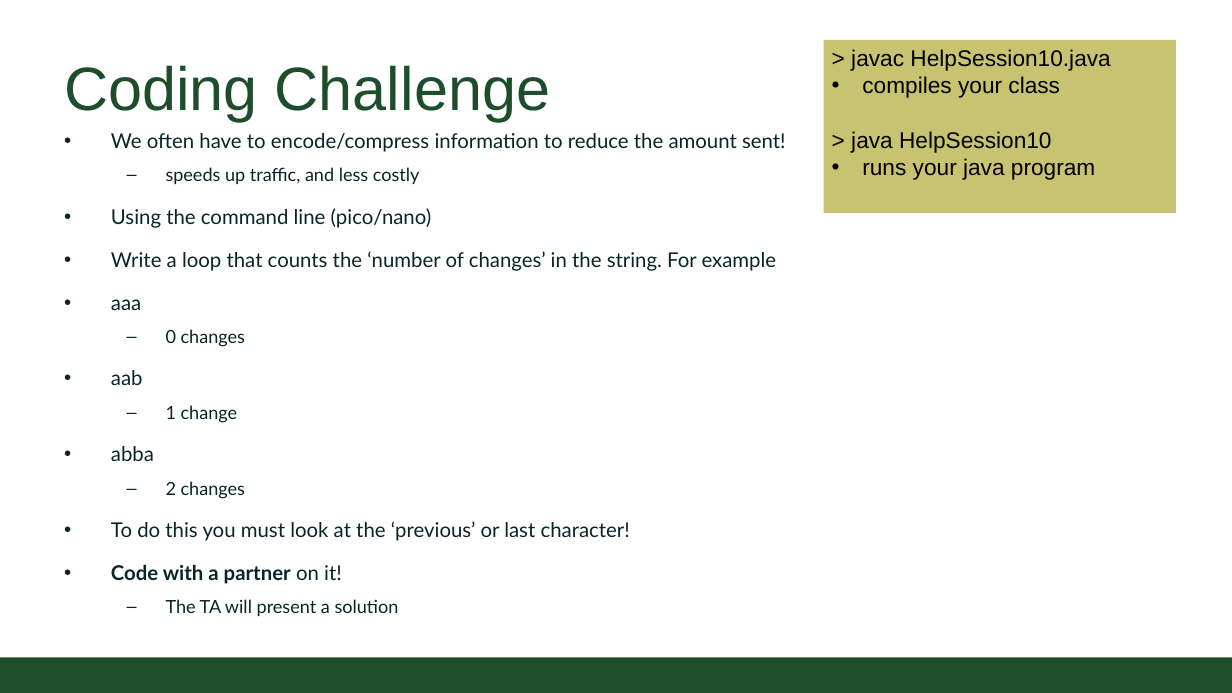
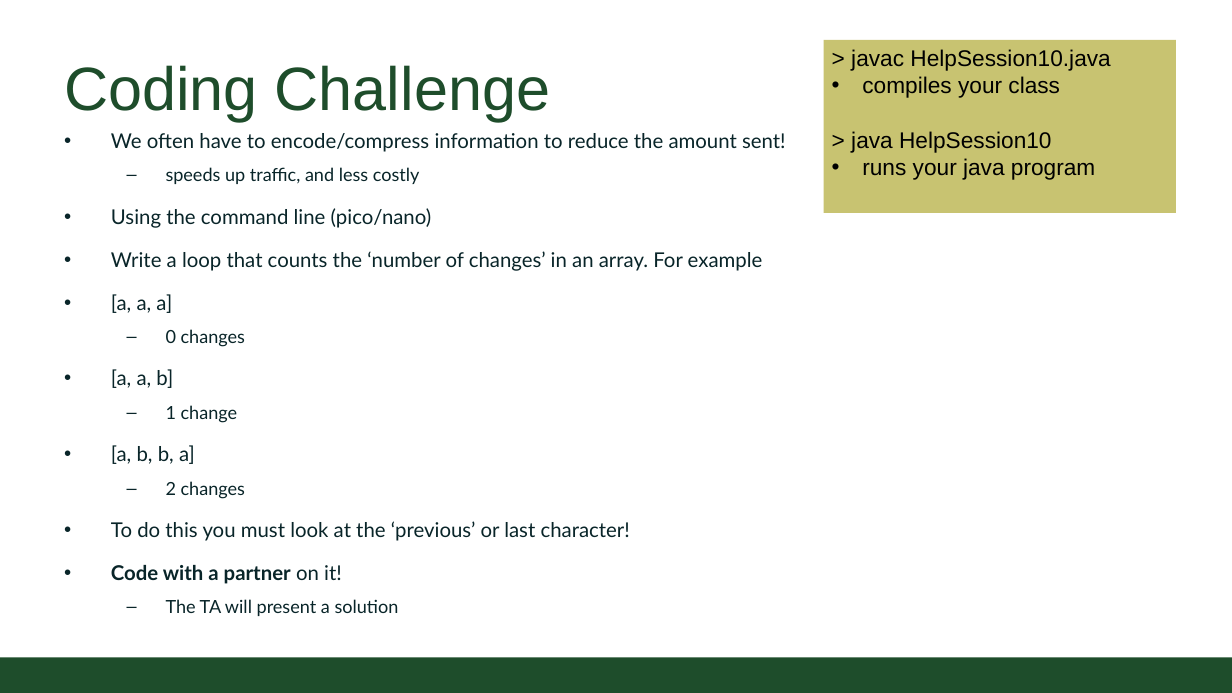
Before and after one commit to CSU-CompSci-CS163-4/Handouts, a slide deck: slide 6 of help session/week10/week10Internet.pptx. Drawn at 1232x693 pixels with LibreOffice and Linux fonts; fonts in the diff are those of the drawing; background and template pictures are left out. Boxes give left, top, right and bottom in pixels: in the first picture for what was removed or moved away, otherwise in the second. Text is boxed around its words. In the diff, an @@ line names an element or a change of style, - is before the commit and + after.

Commit message:
changed to array, not string for week10

```diff
--- a/help session/week10/week10Internet.pptx
+++ b/help session/week10/week10Internet.pptx
@@ text at [111,251,763,313]: text changed @@
-• Write a loop that counts the ‘number of changes’ in the string. For example
-• aaa
+• Write a loop that counts the ‘number of changes’ in an array. For example
+• [a, a, a]
@@ text at [111,369,173,388]: text changed @@
-• aab
+• [a, a, b]
@@ text at [111,445,195,464]: text changed @@
-• abba
+• [a, b, b, a]
```
